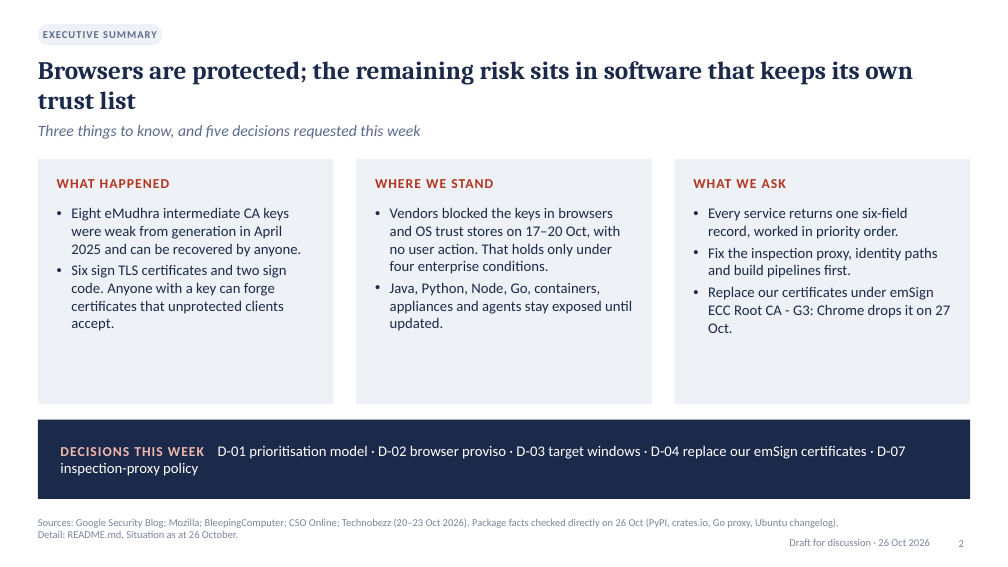
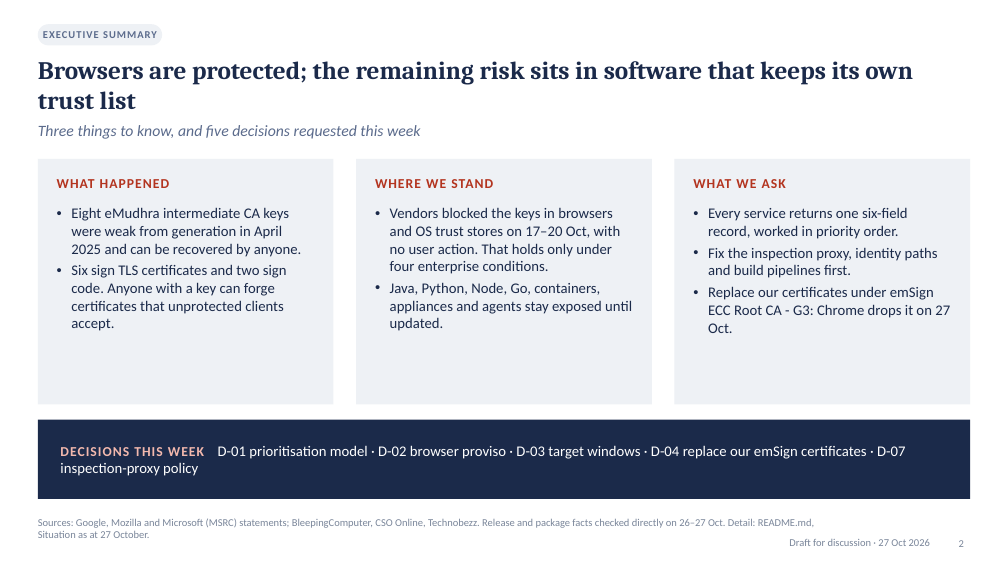
Before and after one commit to jfang88/eMudhraResponse, a slide deck: slide 2 of eMudhra-response-briefing.pptx. Drawn at 1008x567 pixels with LibreOffice and Linux fonts; fonts in the diff are those of the drawing. Boxes give left, top, right and bottom in pixels: in the first picture for what was removed or moved away, otherwise in the second. Text is boxed around its words. In the diff, an @@ line names an element or a change of style, - is before the commit and + after.

```diff
--- a/eMudhra-response-briefing.pptx
+++ b/eMudhra-response-briefing.pptx
@@ text at (38,518,814,538): text changed @@
-Sources: Google Security Blog; Mozilla; BleepingComputer; CSO Online; Technobezz (20–23 Oct 2026). Package facts checked directly on 26 Oct (PyPI, crates.io, Go proxy, Ubuntu changelog). Detail: README.md, Situation as at 26 October.
+Sources: Google, Mozilla and Microsoft (MSRC) statements; BleepingComputer, CSO Online, Technobezz. Release and package facts checked directly on 26–27 Oct. Detail: README.md, Situation as at 27 October.
@@ text at (789,539,930,546): text changed @@
-Draft for discussion · 26 Oct 2026
+Draft for discussion · 27 Oct 2026
```
Also in this commit, not shown: 15 other slides changed, 13 other files.
